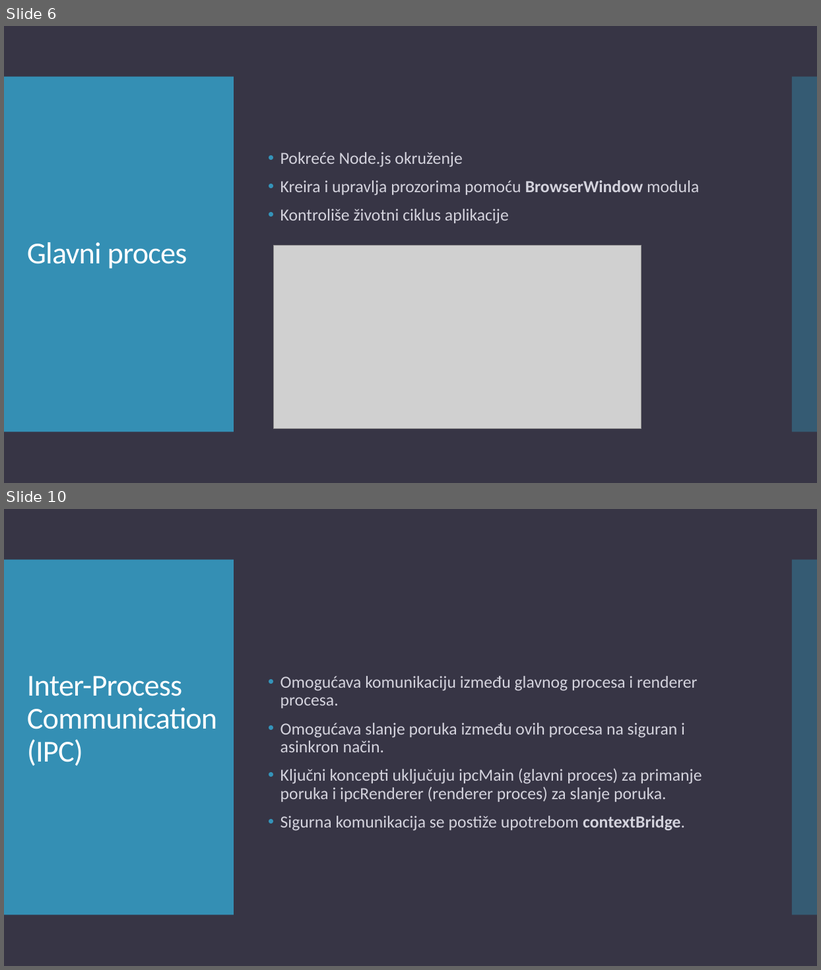
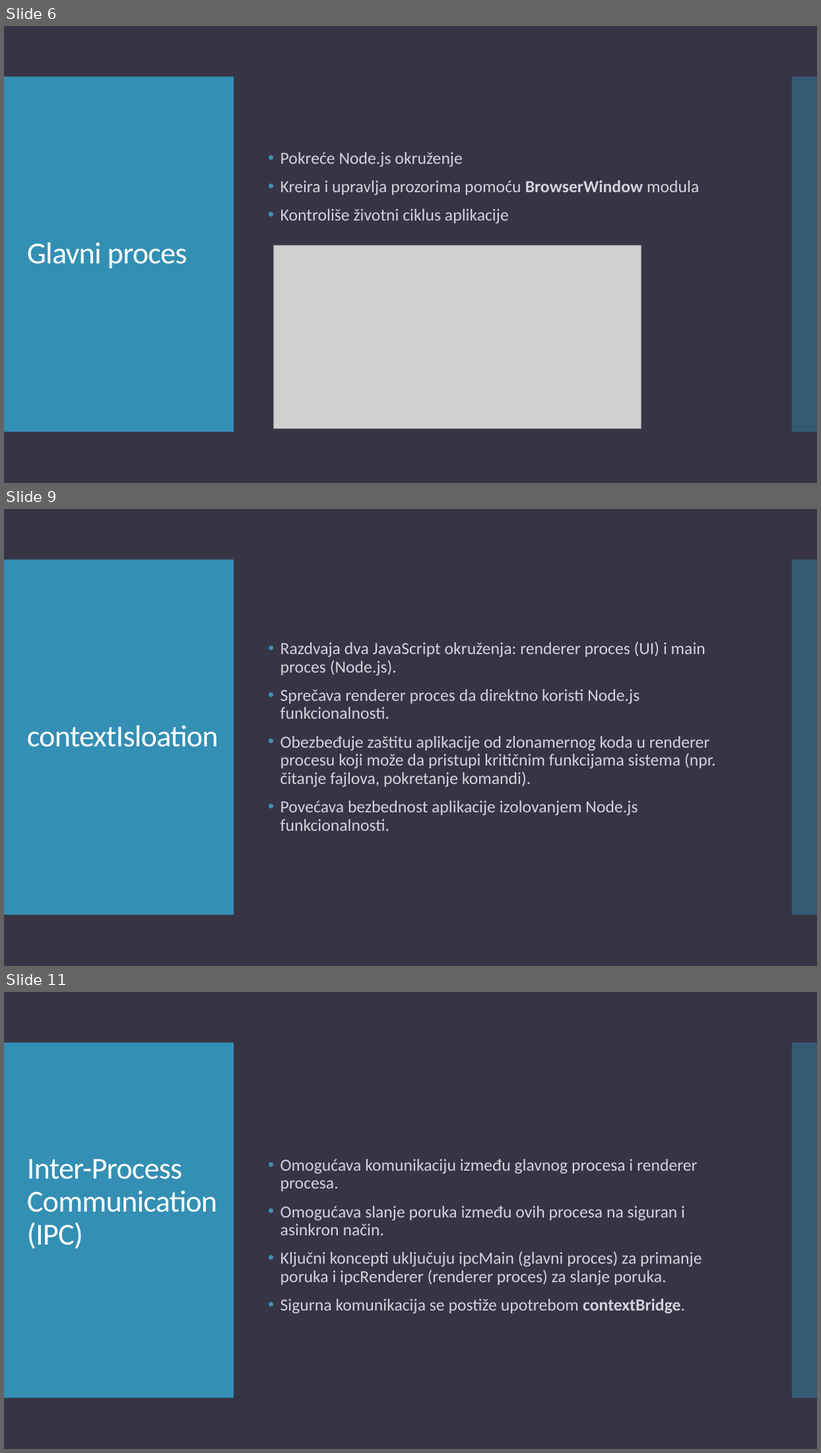
Before and after one commit to teodora18040cvetkovic/electron_react, a slide deck: Electron.pptx. Shown one above the other, each under a label of ours: slides 6 and 10 before the commit, slides 6, 9 and 11 after it; the slides between them are not shown. The pictures are 821x970 and 821x1453 pixels, drawn with LibreOffice and Linux fonts; fonts in the diff are those of the drawing; grey boxes stand for pictures. Boxes give left, top, right and bottom in pixels: in the first picture for what was removed or moved away, otherwise in the second. Text is boxed around its words. In the diff, an @@ line names an element or a change of style, - is before the commit and + after.

```diff
--- a/Electron.pptx
+++ b/Electron.pptx
@@ slide 9 added at <box>4,509,817,966</box>, background #373545; not listed: 2 template elements that a slide beside it also shows @@
@@ text added at <box>281,642,716,831</box>, 20 pt, text #D4D3DD @@
+• Razdvaja dva JavaScript okruženja: renderer proces (UI) i main proces (Node.js).
+• Sprečava renderer proces da direktno koristi Node.js funkcionalnosti.
+• Obezbeđuje zaštitu aplikacije od zlonamernog koda u renderer procesu koji može da pristupi kritičnim funkcijama sistema (npr. čitanje fajlova, pokretanje komandi).
+• Povećava bezbednost aplikacije izolovanjem Node.js funkcionalnosti.
@@ title added at <box>27,725,218,747</box>, 36 pt, text #FFFFFF @@
+contextIsloation
@@ what was slide 10 is now slide 11 @@
```
Also in this commit, not shown: 1 slide changed, 1 other slide added, 1 slide removed.
